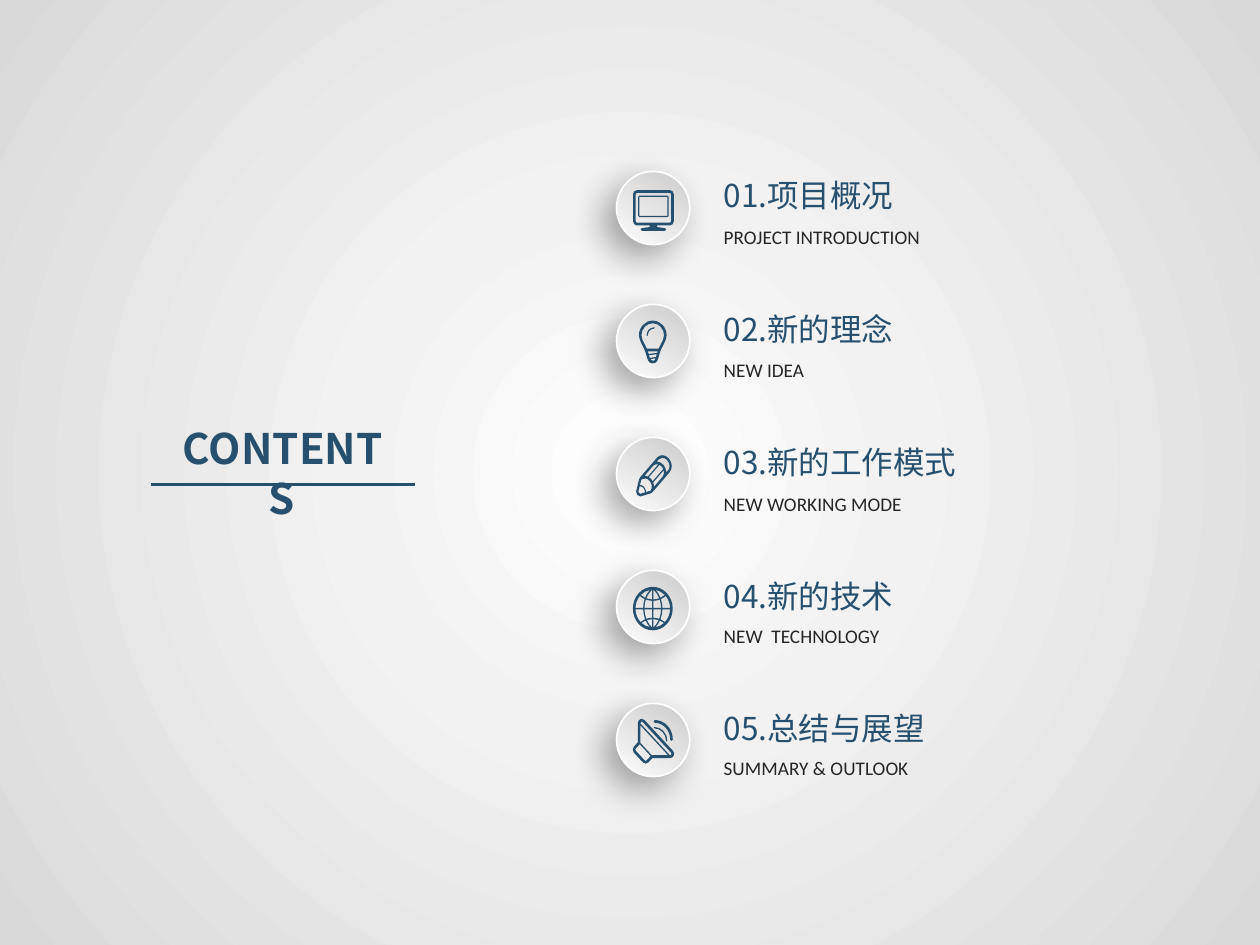
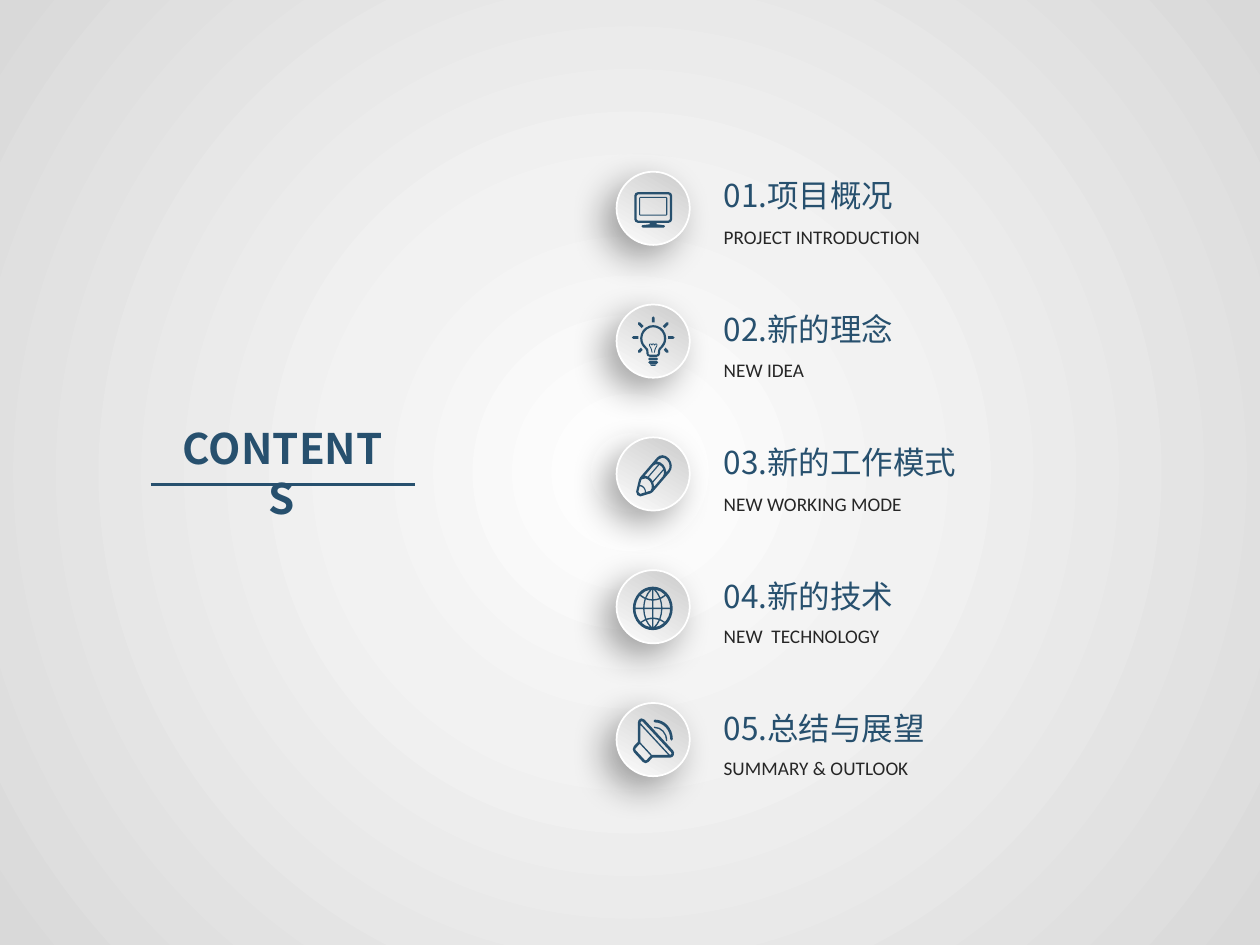
Before and after one commit to watermoonlx/presentation, a slide deck: slide 2 of [PO]PR Approval Control Panel.pptx. Drawn at 1260x945 pixels with LibreOffice and Linux fonts; fonts in the diff are those of the drawing. Boxes give left, top, right and bottom in pixels: in the first picture for what was removed or moved away, otherwise in the second. Text is boxed around its words. In the diff, an @@ line names an element or a change of style, - is before the commit and + after.

```diff
--- a/[PO]PR Approval Control Panel.pptx
+++ b/[PO]PR Approval Control Panel.pptx
@@ freeform shape: place and size @@
-freeform shape at [633,190,673,231]
+freeform shape at [634,192,672,227]
@@ freeform shape at [639,197,667,215]: outline redrawn @@
@@ freeform shape: place and size @@
-freeform shape at [639,320,667,363]
+freeform shape at [633,316,675,365]
@@ freeform shape removed at [646,328,655,336] @@
```
Also in this commit, not shown: 3 other slides changed, 16 slides added, 1 slide removed, 13 other files.
